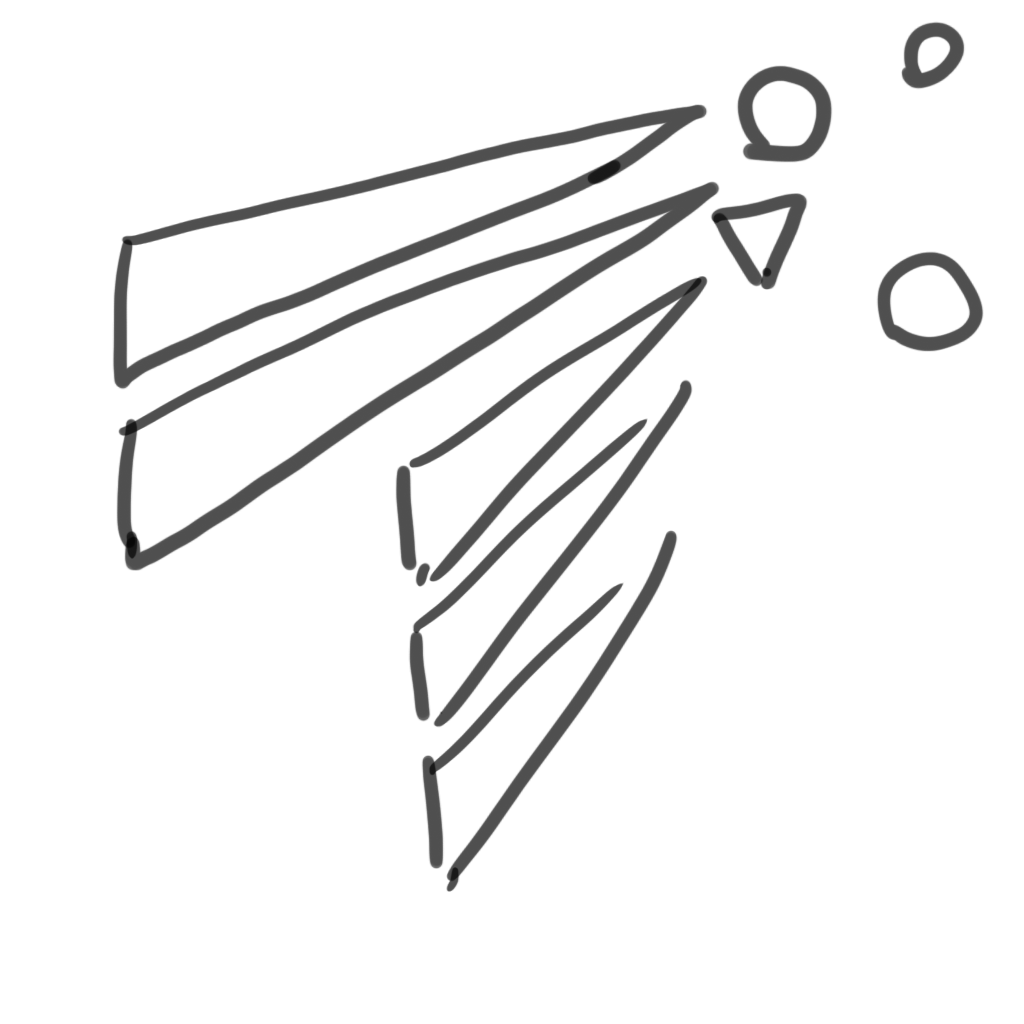
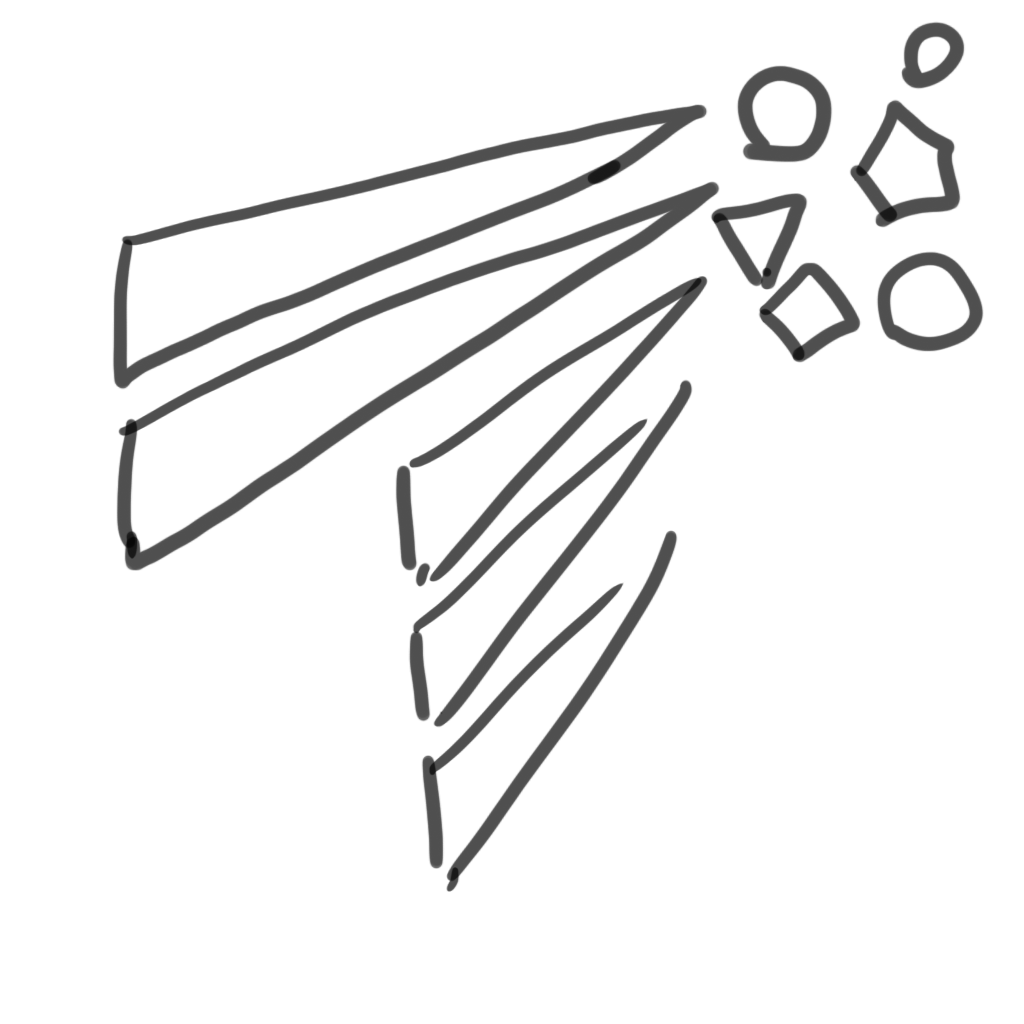
Layered file, before and after one edit (1024px x 1024px). Changes by layer:
painted on "レイヤー 2" over (758, 99, 962, 363)
